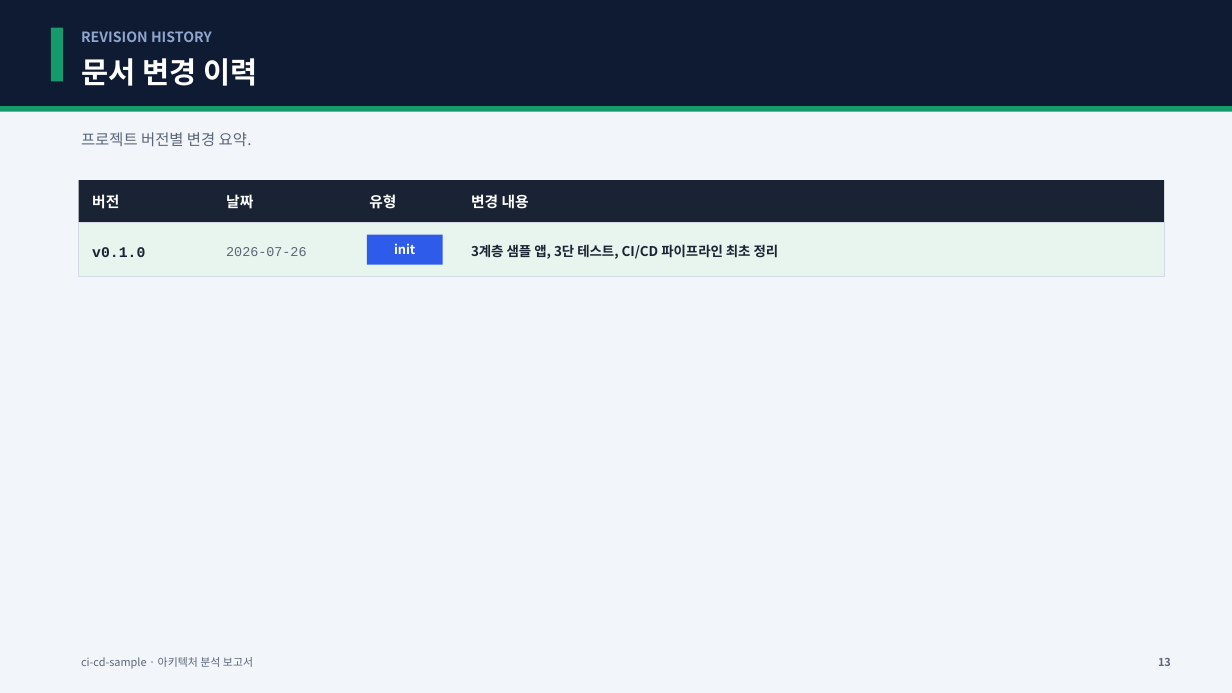
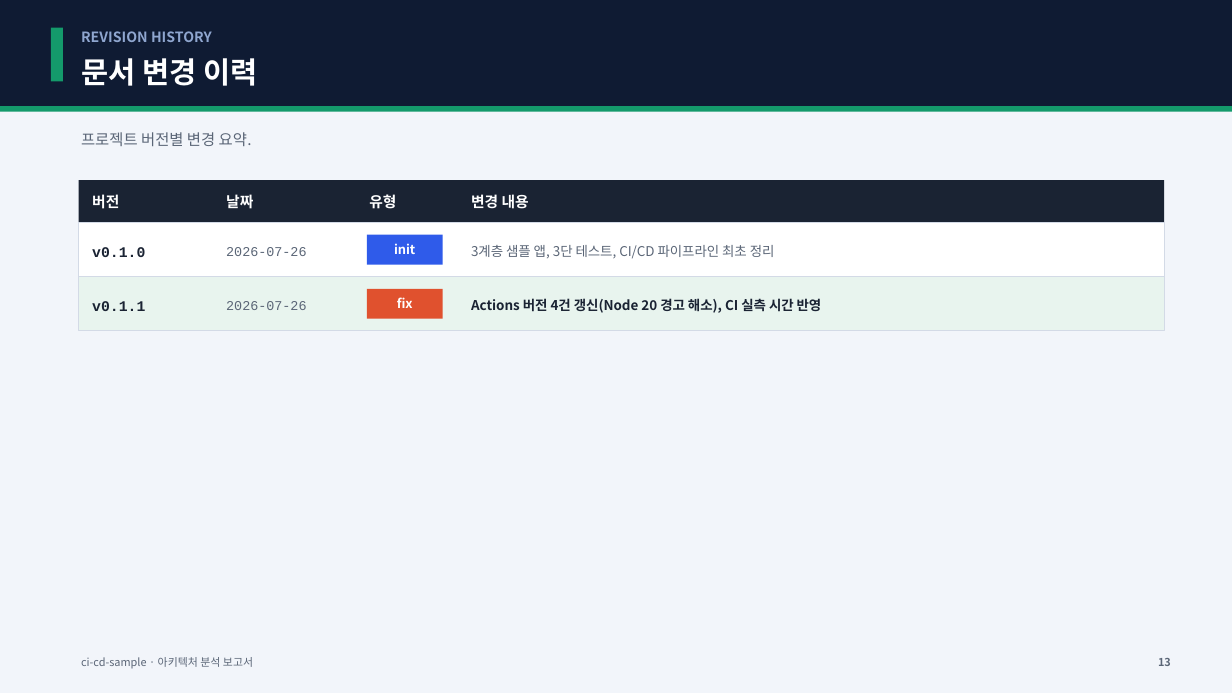
Before and after one commit to JsonCorp/ci-cd-sample, a slide deck: slide 13 of docs/ci-cd-sample-아키텍처분석.pptx. Drawn at 1232x693 pixels with LibreOffice and Linux fonts; fonts in the diff are those of the drawing. Boxes give left, top, right and bottom in pixels: in the first picture for what was removed or moved away, otherwise in the second. Text is boxed around its words. In the diff, an @@ line names an element or a change of style, - is before the commit and + after.

```diff
--- a/docs/ci-cd-sample-아키텍처분석.pptx
+++ b/docs/ci-cd-sample-아키텍처분석.pptx
@@ rectangle at bbox=[79, 223, 1165, 276]: fill #E8F4EE to #FFFFFF @@
@@ text "3계층 샘플 앱, 3단 테스트, ..." at bbox=[471, 245, 775, 259]: text colour #1A2333 to #5B6677, bold off @@
@@ rectangle added at bbox=[79, 277, 1165, 331], fill #E8F4EE, outline #D3DAE6 0.5 pt @@
@@ rectangle added at bbox=[367, 288, 443, 318], fill #E0512E, 10 pt, text #FFFFFF, bold @@
+fix
@@ text added at bbox=[471, 298, 822, 313], 10.5 pt, text #1A2333, bold @@
+Actions 버전 4건 갱신(Node 20 경고 해소), CI 실측 시간 반영
@@ text added at bbox=[92, 301, 145, 311], 11.5 pt, text #1A2333, bold @@
+v0.1.1
@@ text added at bbox=[226, 301, 306, 310], 10.5 pt, text #5B6677 @@
+2026-07-26
```
Also in this commit, not shown: 4 other slides changed, 10 other files.
